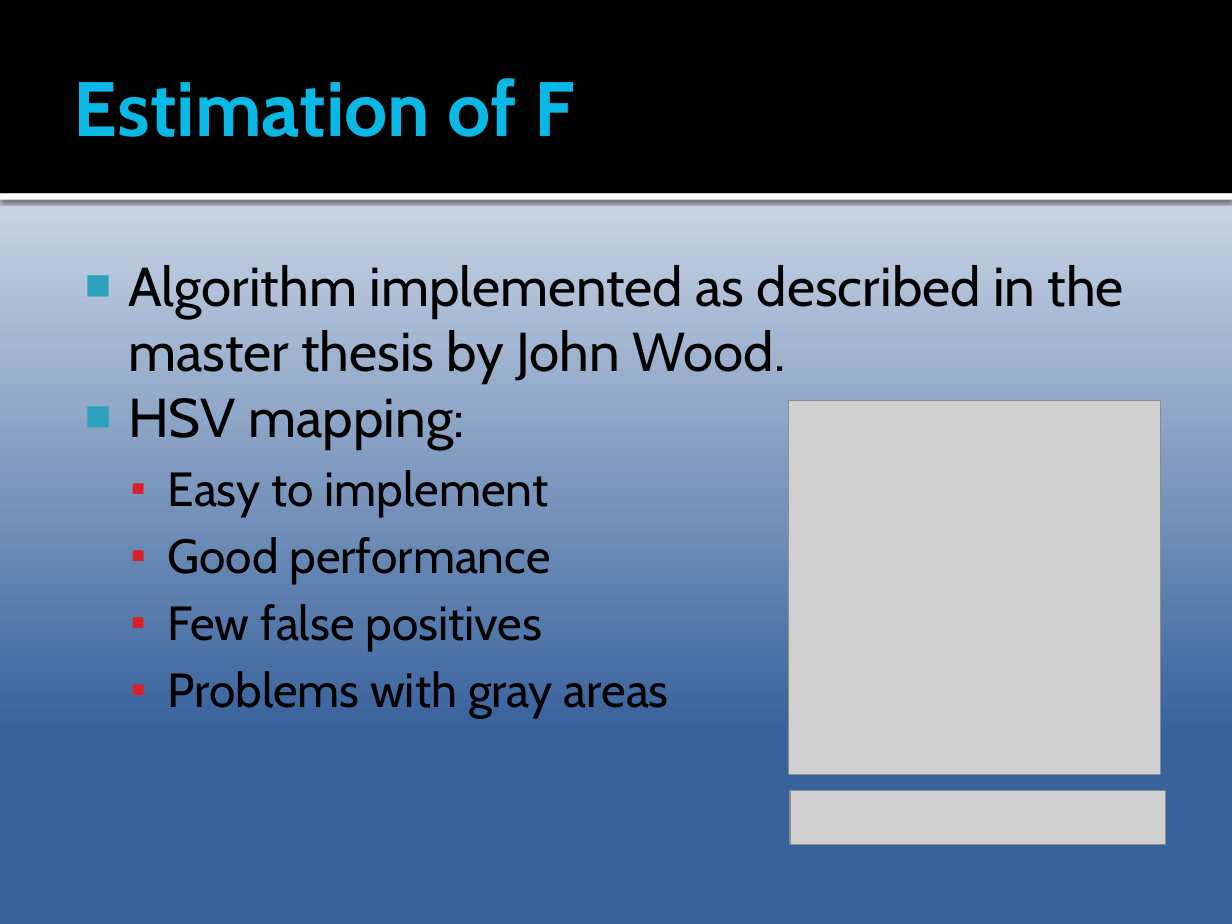
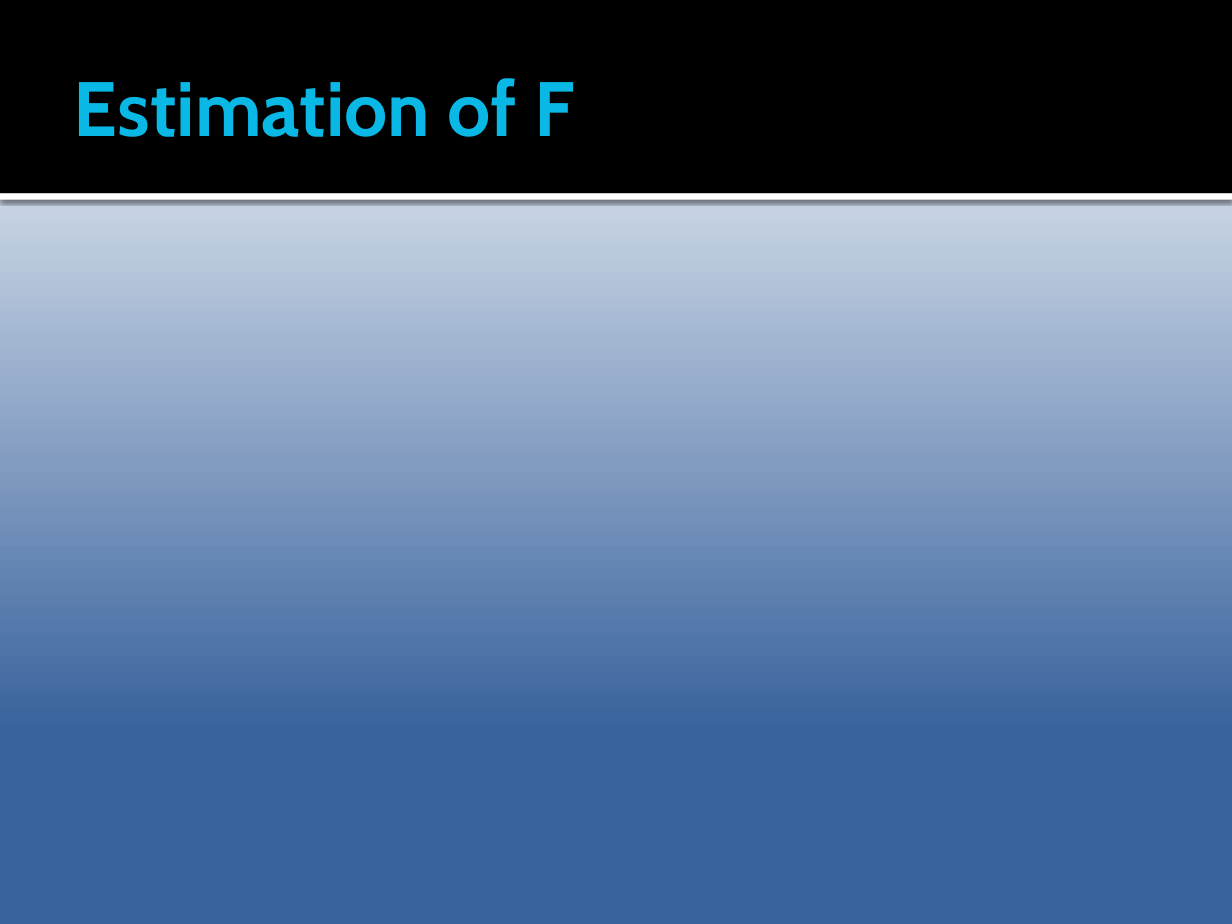
Before and after one commit to Epipolarna/Tracking, a slide deck: slide 7 of 3D Reconstruction/Documentation/TSBB15prez.pptx (slide 8 before the commit). Drawn at 1232x924 pixels with LibreOffice and Linux fonts; fonts in the diff are those of the drawing; grey boxes stand for pictures. Boxes give left, top, right and bottom in pixels: in the first picture for what was removed or moved away, otherwise in the second. Text is boxed around its words. In the diff, an @@ line names an element or a change of style, - is before the commit and + after.

```diff
--- a/3D Reconstruction/Documentation/TSBB15prez.pptx
+++ b/3D Reconstruction/Documentation/TSBB15prez.pptx
@@ text removed at bbox=[128, 265, 1124, 718] @@
-■ Algorithm implemented as described in the master thesis by John Wood.
-■ HSV mapping:
-  ▪ Easy to implement
-  ▪ Good performance
-  ▪ Few false positives
-  ▪ Problems with gray areas
@@ picture removed at bbox=[788, 400, 1161, 775] @@
@@ picture removed at bbox=[790, 791, 1165, 845] @@
```
Also in this commit, not shown: 5 other slides changed, 1 slide removed.
